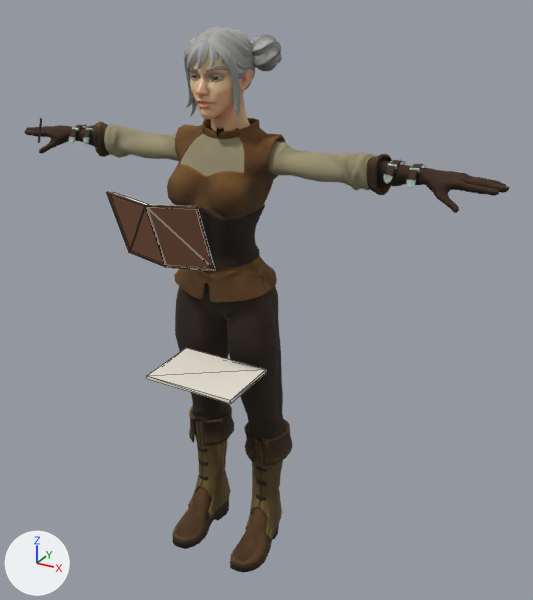
Renders of the glTF model characters/woman.glb from each side of a commit.
One viewpoint serves both versions: a 50 mm camera at (1.175, -1.855, 1.911) aimed at (0.071, 0.152, 0.908). Lighting does not change. The marker at lower left points along +X, +Y and +Z. The older version comes first. Mesh edges are drawn as thin lines on the coarser meshes. Where no turn or scale is listed for an object, it has been applied to the vertices. Vertices at exactly the same position are counted once.

The first picture shows 'Book', 'Female_Peasant_Arms', 'Female_Peasant_Body', 'Female_Peasant_Feet', 'Female_Peasant_Legs', 'Hair_Buns', 'HeadSkin.001', 'Notebook' and 3 more.
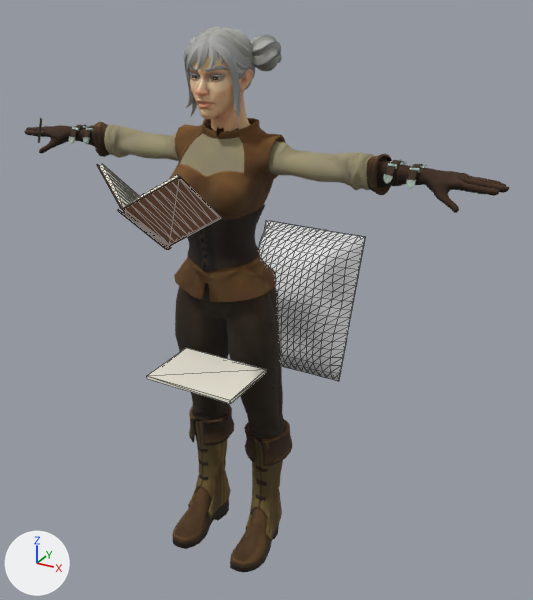
Diff of the bpy script that builds the scene:
```diff
--- a/characters/woman.glb.py
+++ b/characters/woman.glb.py
@@ mat_loft_mattress_linen_red @@
+mat_loft_mattress_linen_red = principled_material('loft_mattress_linen_red')
+mat_loft_mattress_linen_red.base_color = (0.8, 0.8, 0.8)  # white #e7e7e7
@@ me_book @@
 # used by ob_book; location = (-0.003, -0.336, 1.263); rotation_euler = (-1.211, 0.000663, -0.00117), in degrees (-69, 0, -0.1)
-me_book.from_pydata(...)  # 30 vertices, 48 faces; spans x -0.148..0.148, y -0.105..0.105, z 0.0..0.041
+me_book.from_pydata(...)  # 102 vertices, 172 faces; spans x -0.132..0.132, y -0.12..0.12, z -0.011..0.114
+# me_book part 1: the loose piece of 8 vertices spanning x 0.001..0.139, y -0.098..0.098, z 0.005..0.041 is rebuilt with 8 vertices and now spans x 0.002..0.132, y -0.12..0.12, z 0.0..0.109, in mat_m_bookcover (brown #81593f)
+# me_book part 2: the loose piece of 8 vertices spanning x -0.139..-0.001, y -0.098..0.098, z 0.005..0.041 is rebuilt with 8 vertices and now spans x -0.132..-0.002, y -0.12..0.12, z 0.0..0.109, in mat_m_bookcover (brown #81593f)
+# me_book part 3: a new loose piece of 36 vertices spanning x 0.002..0.126, y -0.116..0.116, z 0.003..0.114, in mat_m_bookpages (white #efeada)
+# me_book part 4: a new loose piece of 36 vertices spanning x -0.126..-0.002, y -0.116..0.116, z 0.003..0.114, in mat_m_bookpages (white #efeada)
+# me_book part 5: a new loose piece of 14 vertices spanning x -0.011..0.011, y -0.12..0.12, z -0.011..-0.003, in mat_m_bookcover (brown #81593f)
+# me_book part 6
+# 14 vertices are removed from x -0.148..0.148, y -0.105..0.105, z 0.0..0.031
+# 24 faces are deleted
 me_book.materials.append(mat_m_bookcover)
@@ me_cushion_001 @@
+me_cushion_001.from_pydata(...)  # 646 vertices, 1288 faces; spans x -0.215..0.215, y 0.399..0.673, z 0.47..1.001
+me_cushion_001.materials.append(mat_loft_mattress_linen_red)  # white #e7e7e7
@@ ob_book @@
 ob_book = bpy.data.objects.new('Book', me_book)
-ob_book.location = (-0.003, -0.336, 1.263)
-ob_book.rotation_euler = (-1.211, 0.000663, -0.00117)  # degrees (-69, 0, -0.1)
+ob_book.location = (-0.003, -0.371, 1.3)
+ob_book.rotation_euler = (0.706, -3.141, -0.00117)  # degrees (40, -180, -0.1)
+ob_book.scale = (-1.0, -1.0, -1.0)
@@ ob_cushion @@
+ob_cushion = bpy.data.objects.new('Cushion', me_cushion_001)
+ob_cushion.location = (0.0, 0.0, 0.0)
```

Location of each change, [x1, y1, x2, y2] in pixels of the pictures (533 x 600 px):
'Cushion', added
    after: [259, 220, 365, 381]
'Book', reshaped, moved, turned, rescaled
    before: [106, 192, 215, 271]
    after: [97, 164, 221, 250]
part 1 of me_book, rebuilt
    before: [160, 205, 197, 207]
    after: [123, 176, 221, 246]
part 2 of me_book, rebuilt
    before: [112, 192, 148, 205]
    after: [97, 164, 125, 211]
part 3 of me_book, added
    after: [128, 174, 179, 205]
part 4 of me_book, added
    after: [99, 164, 139, 208]
part 5 of me_book, added
    after: [118, 209, 171, 250]
part 6 of me_book, deleted (brown)
    before: [106, 192, 215, 271]
